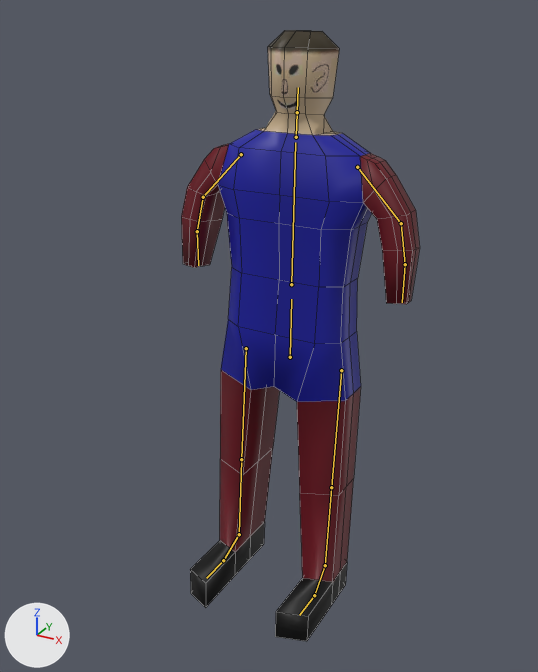
What one commit did to the FBX model Assets/Materials/Animations/AllAnim.fbx.
Rendered twice from a 50 mm camera at (3.04, -4.84, 5.72) aimed at (0.04, 0.62, 2.99). Every picture has the same lights, and +X, +Y and +Z are marked at lower left. The older version comes first. The bones that change, and the others that lie on the model, are drawn over the model as lines. Mesh edges are drawn as thin lines.
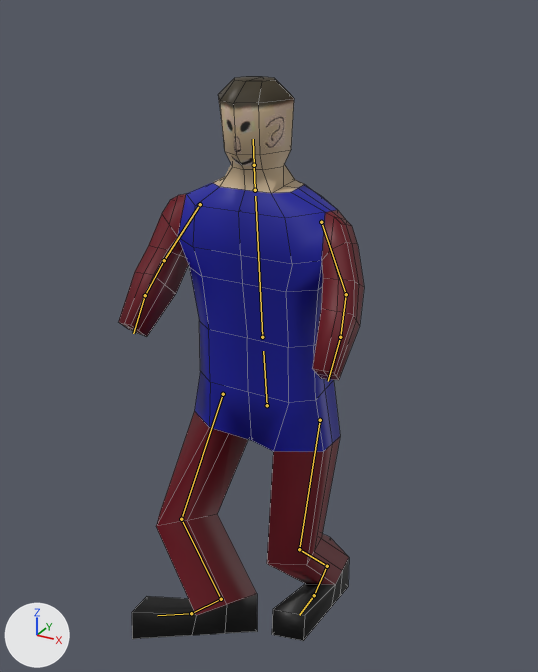
The newer file adds an action. The first version stands in its rest pose; the second is drawn at frame 8 of the action 'Parry.001'.

Changed parts and their boxes (x1, y1, x2, y2) in the pictures (538 x 672 px):
'Cube', posed (8% shorter)
    before: (181, 30, 420, 642)
    after: (119, 76, 364, 641)
bone 'Hip', root to tip
    before: (290, 357) to (291, 299)
    after: (267, 405) to (263, 351)
bone 'Spine', root to tip
    before: (291, 284) to (295, 142)
    after: (262, 337) to (255, 196)
bone 'UpperArm.L', root to tip
    before: (357, 167) to (401, 223)
    after: (321, 222) to (346, 294)
bone 'LowerArm.L', root to tip
    before: (401, 223) to (405, 264)
    after: (346, 294) to (340, 337)
bone 'UpperArm.R', root to tip
    before: (241, 154) to (203, 197)
    after: (200, 204) to (164, 260)
bone 'LowerArm.R', root to tip
    before: (203, 197) to (197, 231)
    after: (164, 260) to (145, 295)
bone 'UpperLeg.L', root to tip
    before: (341, 370) to (331, 487)
    after: (320, 420) to (299, 549)
bone 'LowerLeg.L', root to tip
    before: (331, 487) to (325, 565)
    after: (299, 549) to (327, 566)
bone 'Foot.L', root to tip
    before: (325, 565) to (314, 595)
    after: (327, 566) to (314, 595)
bone 'UpperLeg.R', root to tip
    before: (246, 348) to (241, 459)
    after: (223, 394) to (181, 519)
bone 'LowerLeg.R', root to tip
    before: (241, 459) to (239, 534)
    after: (181, 519) to (221, 599)
bone 'Foot.R', root to tip
    before: (239, 534) to (223, 560)
    after: (221, 599) to (191, 613)

Edits to the bpy script that builds the scene:
```text
Change bone_hip:
    where bone_hip = bpy.data.objects['Armature'].pose.bones['Hip']  # child of 'Root'
    bone_hip.location: (0.0, 0.0, 0.0) -> (0.0, -0.33, 0.46)
    bone_hip.rotation_quaternion: (1.0, 0.0, 0.0, 0.0) -> (0.998, 0.068, 0.0, 0.0)  # degrees (0, 0, 0) -> degrees (8, 0, 0)
Change bone_spine:
    where bone_spine = bpy.data.objects['Armature'].pose.bones['Spine']  # child of 'Hip'
    bone_spine.rotation_quaternion: (1.0, 0.0, 0.0, 0.0) -> (1.0, -0.008, 0.0, 0.0)  # degrees (0, 0, 0) -> degrees (-1, 0, 0)
Change bone_upperarm_l:
    where bone_upperarm_l = bpy.data.objects['Armature'].pose.bones['UpperArm.L']  # child of 'Spine'
    bone_upperarm_l.rotation_quaternion: (1.0, 0.0, 0.0, 0.0) -> (0.972, 0.156, -0.117, -0.128)  # degrees (0, 0, 0) -> degrees (20, -11, -17)
Change bone_lowerarm_l:
    where bone_lowerarm_l = bpy.data.objects['Armature'].pose.bones['LowerArm.L']  # child of 'UpperArm.L'
    bone_lowerarm_l.rotation_quaternion: (1.0, 0.0, 0.0, 0.0) -> (0.979, 0.162, -0.007, 0.124)  # degrees (0, 0, 0) -> degrees (18, -3, 14)
Change bone_upperarm_r:
    where bone_upperarm_r = bpy.data.objects['Armature'].pose.bones['UpperArm.R']  # child of 'Spine'
    bone_upperarm_r.rotation_quaternion: (1.0, 0.0, 0.0, 0.0) -> (0.972, 0.159, 0.113, 0.128)  # degrees (0, 0, 0) -> degrees (20, 10, 17)
Change bone_lowerarm_r:
    where bone_lowerarm_r = bpy.data.objects['Armature'].pose.bones['LowerArm.R']  # child of 'UpperArm.R'
    bone_lowerarm_r.rotation_quaternion: (1.0, 0.0, 0.0, 0.0) -> (0.979, 0.162, 0.007, -0.124)  # degrees (0, 0, 0) -> degrees (18, 3, -14)
Change bone_upperleg_l:
    where bone_upperleg_l = bpy.data.objects['Armature'].pose.bones['UpperLeg.L']  # child of 'Hip'
    bone_upperleg_l.rotation_quaternion: (1.0, 0.0, 0.0, 0.0) -> (0.984, 0.176, 0.004, 0.004)  # degrees (0, 0, 0) -> degrees (20, 0, 1)
Change bone_lowerleg_l:
    where bone_lowerleg_l = bpy.data.objects['Armature'].pose.bones['LowerLeg.L']  # child of 'UpperLeg.L'
    bone_lowerleg_l.rotation_quaternion: (1.0, 0.0, 0.0, 0.0) -> (0.86, -0.51, 0.0, 0.0)  # degrees (0, 0, 0) -> degrees (-61, 0, 0)
Change bone_foot_l:
    where bone_foot_l = bpy.data.objects['Armature'].pose.bones['Foot.L']  # child of 'LowerLeg.L'
    bone_foot_l.rotation_quaternion: (1.0, 0.0, 0.0, 0.0) -> (0.91, 0.413, 0.0, 0.021)  # degrees (0, 0, 0) -> degrees (49, -1, 2)
Change bone_upperleg_r:
    where bone_upperleg_r = bpy.data.objects['Armature'].pose.bones['UpperLeg.R']  # child of 'Hip'
    bone_upperleg_r.rotation_quaternion: (1.0, 0.0, 0.0, 0.0) -> (0.886, 0.303, 0.339, 0.092)  # degrees (0, 0, 0) -> degrees (46, 33, 26)
Change bone_lowerleg_r:
    where bone_lowerleg_r = bpy.data.objects['Armature'].pose.bones['LowerLeg.R']  # child of 'UpperLeg.R'
    bone_lowerleg_r.rotation_quaternion: (1.0, 0.0, 0.0, 0.0) -> (0.924, -0.382, 0.0, 0.0)  # degrees (0, 0, 0) -> degrees (-45, 0, 0)
Change bone_foot_r:
    where bone_foot_r = bpy.data.objects['Armature'].pose.bones['Foot.R']  # child of 'LowerLeg.R'
    bone_foot_r.rotation_quaternion: (1.0, 0.0, 0.0, 0.0) -> (0.957, 0.198, 0.0, -0.21)  # degrees (0, 0, 0) -> degrees (22, 5, -24)
```
